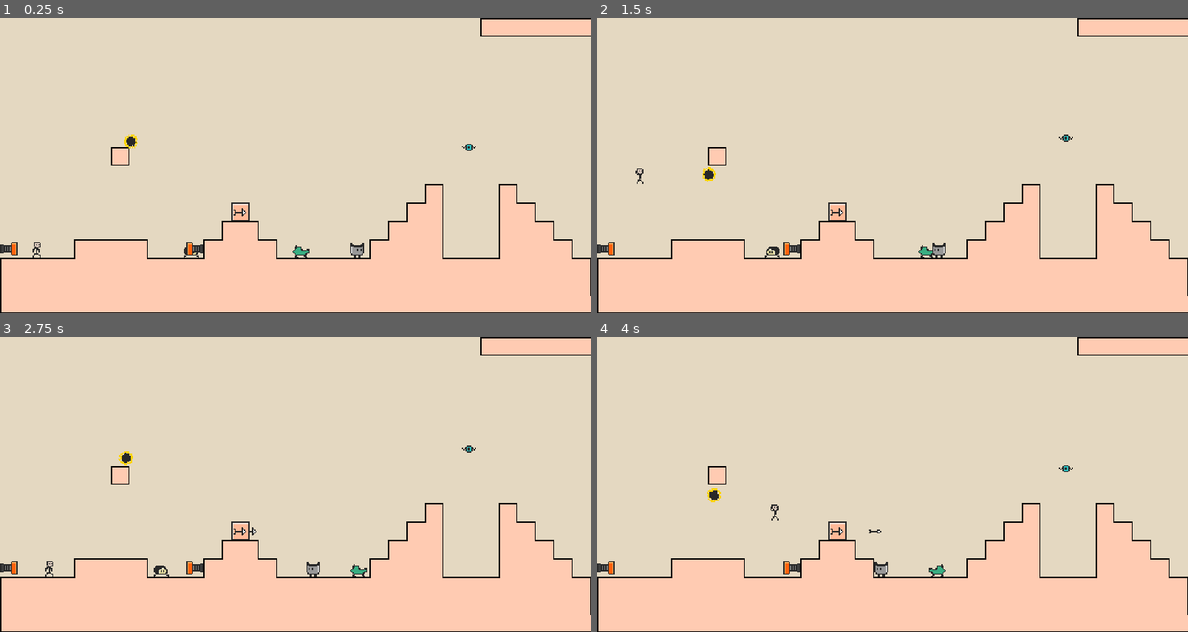
Above: before the commit, frames 1-4 (two rows, left to right).
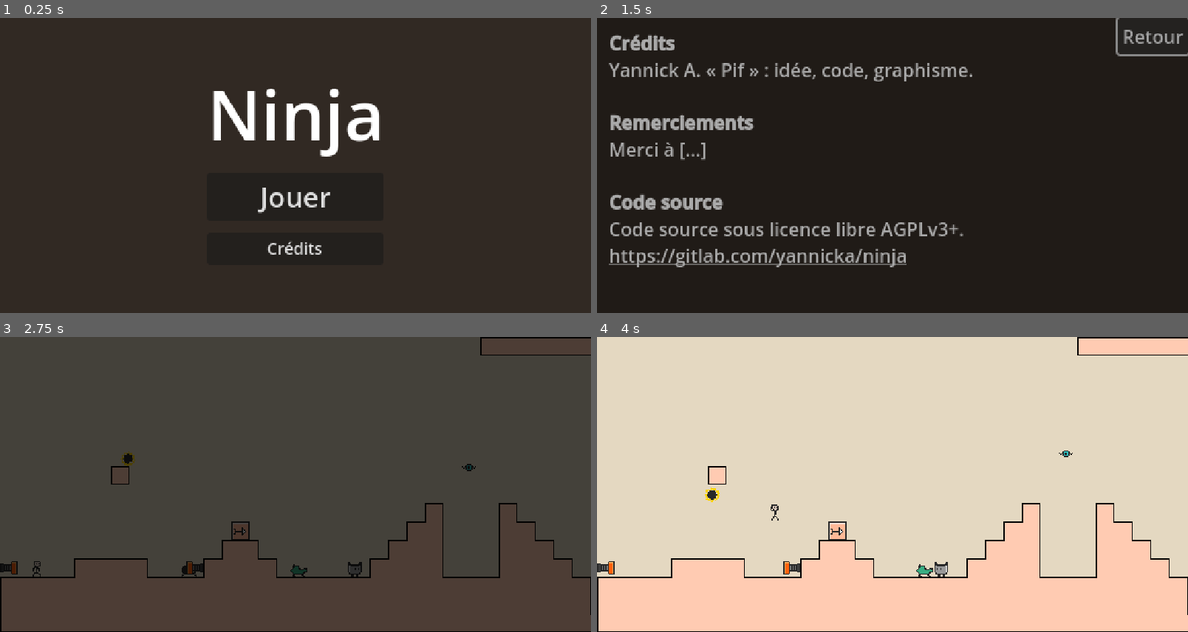
Above: after the commit, the same moments.

Repository: yannicka/ninja
Game: Godot game, scene res://src/Scenes/MainMenu.tscn
Same seed, same stepped clock (60 frames per second), same inputs: the game is played once before the commit and once after it. Before the commit the project starts from res://src/Scenes/Game.tscn.
Inputs (mouse positions are in pixels of both pictures, inside the frame that each line leads up to):
- Up to frame 1 (0.25 s): no input
- Up to frame 2 (1.5 s): click (892, 248) at 0.5 s, where only the run after the commit has a clickable "Crédits"; click (1152, 35) at 1.25 s, where only the run after the commit has a clickable "Retour"
- Up to frame 3 (2.75 s): click (295, 516) at 2 s, where only the run after the commit has a clickable "Jouer"
- Up to frame 4 (4 s): move the mouse to (1022, 469) at 2.77 s; hold Space (space) 2.78-3.53 s; hold Up (ui_up) from 2.78 s (still down); click (1022, 469) at 2.92 s; move the mouse to (774, 499) at 3.52 s; tap Space (space) at 3.6 s; click (774, 499) at 3.67 s

The runs differ from the first frame. In frame 1, 100% of the frame differs, in the area x 0-100%, y 0-100%; in frame 2, 100%; in frame 3, 99%; in frame 4, 0.4%.

Commit message:
Ajout d'une page de crédits

Diff:
--- a/project.godot
+++ b/project.godot
@@ -11,7 +11,7 @@
 [application]
 
 config/name="Ninja"
-run/main_scene="res://src/Scenes/Game.tscn"
+run/main_scene="res://src/Scenes/MainMenu.tscn"
 config/features=PackedStringArray("4.0")
 config/icon="res://icon.svg"
 
@@ -36,6 +36,10 @@
 ]
 }
 
+[input_devices]
+
+pointing/emulate_touch_from_mouse=true
+
 [layer_names]
 
 2d_physics/layer_1="Player"
--- /dev/null
+++ b/src/Scenes/Credits.gd
@@ -0,0 +1,4 @@
+extends Control
+
+func _on_back_button_pressed():
+	TransitionScene.change_scene("res://src/Scenes/MainMenu.tscn")
--- /dev/null
+++ b/src/Scenes/Credits.tscn
@@ -0,0 +1,64 @@
+[gd_scene load_steps=2 format=3 uid="uid://wf13fyd4vjix"]
+
+[ext_resource type="Script" path="res://src/Scenes/Credits.gd" id="1_dmmgt"]
+
+[node name="Credits" type="Control"]
+layout_mode = 3
+anchors_preset = 15
+anchor_right = 1.0
+anchor_bottom = 1.0
+grow_horizontal = 2
+grow_vertical = 2
+mouse_filter = 2
+script = ExtResource("1_dmmgt")
+
+[node name="ColorRect" type="ColorRect" parent="."]
+layout_mode = 1
+anchors_preset = 15
+anchor_right = 1.0
+anchor_bottom = 1.0
+grow_horizontal = 2
+grow_vertical = 2
+color = Color(0.192157, 0.160784, 0.137255, 1)
+
+[node name="MarginContainer" type="MarginContainer" parent="."]
+layout_mode = 1
+anchors_preset = 15
+anchor_right = 1.0
+anchor_bottom = 1.0
+grow_horizontal = 2
+grow_vertical = 2
+size_flags_vertical = 3
+theme_override_constants/margin_left = 10
+theme_override_constants/margin_top = 10
+theme_override_constants/margin_right = 10
+theme_override_constants/margin_bottom = 10
+
+[node name="RichTextLabel" type="RichTextLabel" parent="MarginContainer"]
+layout_mode = 2
+offset_left = 10.0
+offset_top = 10.0
+offset_right = 502.0
+offset_bottom = 246.0
+bbcode_enabled = true
+text = "[b]Crédits[/b]
+Yannick A. « Pif » : idée, code, graphisme.
+
+[b]Remerciements[/b]
+Merci à [...]
+
+[b]Code source[/b]
+Code source sous licence libre AGPLv3+.
+[url]https://gitlab.com/yannicka/ninja[/url]"
+
+[node name="BackButton" type="Button" parent="."]
+layout_mode = 1
+anchors_preset = 1
+anchor_left = 1.0
+anchor_right = 1.0
+offset_left = -61.0
+offset_bottom = 31.0
+grow_horizontal = 0
+text = "Retour"
+
+[connection signal="pressed" from="BackButton" to="." method="_on_back_button_pressed"]
--- a/src/Scenes/MainMenu.gd
+++ b/src/Scenes/MainMenu.gd
@@ -2,3 +2,6 @@
 
 func _on_play_button_pressed():
 	TransitionScene.change_scene("res://src/Scenes/Game.tscn")
+
+func _on_credits_button_pressed():
+	TransitionScene.change_scene("res://src/Scenes/Credits.tscn")
--- a/src/Scenes/MainMenu.tscn
+++ b/src/Scenes/MainMenu.tscn
@@ -12,7 +12,6 @@
 script = ExtResource("1_rhqyh")
 
 [node name="ColorRect" type="ColorRect" parent="."]
-layout_mode = 1
 anchors_preset = 15
 anchor_right = 1.0
 anchor_bottom = 1.0
@@ -21,7 +20,6 @@
 color = Color(0.192157, 0.160784, 0.137255, 1)
 
 [node name="CenterContainer" type="CenterContainer" parent="."]
-layout_mode = 1
 anchors_preset = 15
 anchor_right = 1.0
 anchor_bottom = 1.0
@@ -29,15 +27,13 @@
 grow_vertical = 2
 
 [node name="VBoxContainer" type="VBoxContainer" parent="CenterContainer"]
-layout_mode = 2
 offset_left = 179.0
-offset_top = 59.0
+offset_top = 40.0
 offset_right = 333.0
-offset_bottom = 197.0
+offset_bottom = 216.0
 theme_override_constants/separation = 10
 
 [node name="Label" type="Label" parent="CenterContainer/VBoxContainer"]
-layout_mode = 2
 offset_right = 154.0
 offset_bottom = 86.0
 theme_override_font_sizes/font_size = 60
@@ -45,7 +41,6 @@
 horizontal_alignment = 1
 
 [node name="PlayButton" type="Button" parent="CenterContainer/VBoxContainer"]
-layout_mode = 2
 offset_top = 96.0
 offset_right = 154.0
 offset_bottom = 138.0
@@ -53,4 +48,12 @@
 text = "Jouer"
 icon_alignment = 1
 
+[node name="CreditsButton" type="Button" parent="CenterContainer/VBoxContainer"]
+offset_top = 148.0
+offset_right = 154.0
+offset_bottom = 176.0
+theme_override_font_sizes/font_size = 14
+text = "Crédits"
+
 [connection signal="pressed" from="CenterContainer/VBoxContainer/PlayButton" to="." method="_on_play_button_pressed"]
+[connection signal="pressed" from="CenterContainer/VBoxContainer/CreditsButton" to="." method="_on_credits_button_pressed"]
